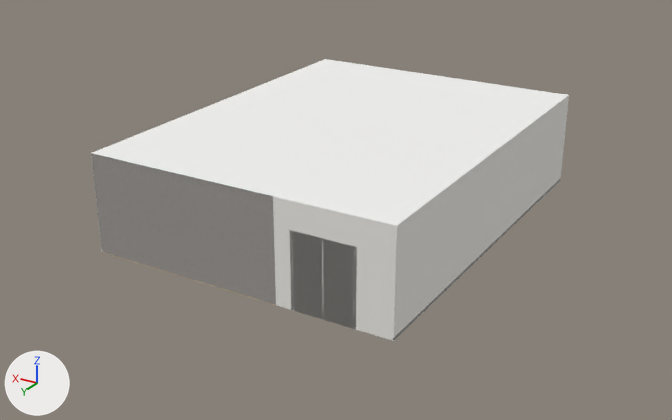
The glTF model public/assets/office/room_shell.glb as it was, and as the next commit left it.
One viewpoint serves both versions: a 50 mm camera at (-14.26, 24.76, 12.36) aimed at (0.17, 0.73, 0.35). Arrows for +X, +Y and +Z are at lower left; the lights stay in place. The first picture is the older version. Vertices at exactly the same position are counted once.

Objects in the first picture: 'baseboards', 'ceiling', 'doors', 'feature_wall', 'walls_white' and 2 more.
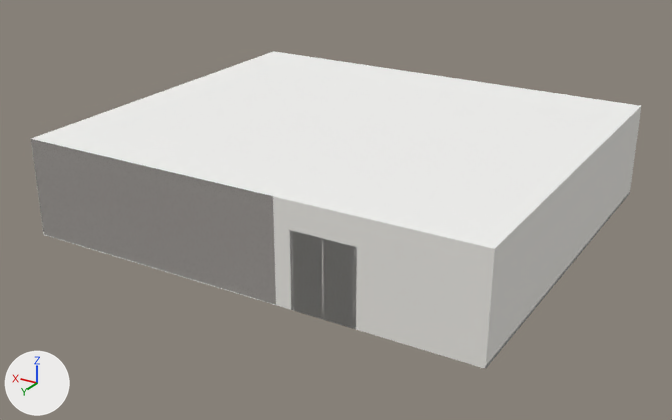
Boxes (x1, y1, x2, y2) around the edits, measured in the pictures (672 x 420 px):
'ceiling', reshaped (28% wider, 18% taller)
    before: (92, 59, 569, 226)
    after: (31, 51, 641, 249)
'walls_white', reshaped (28% wider, 7% taller)
    before: (91, 96, 569, 341)
    after: (31, 107, 641, 369)
'baseboards', rescaled
    before: (102, 178, 561, 340)
    after: (43, 194, 629, 369)

The change, as a list of edits to the scene's bpy script:
```text
Change me_walls_white:
    used by ob_walls_white; location = (0.0, 0.0, 0.0)
    before: 0 (-5.0, -6.5, 0.0) at pixel (560, 180), 1 (-5.0, 6.5, 0.0) at pixel (393, 340), 2 (-5.0, 6.5, 3.2) at pixel (396, 225), 3 (-5.0, -6.5, 3.2) at pixel (569, 95), 4 (5.0, 6.5, 0.0) at pixel (101, 252)
    before: 5 (5.0, -6.5, 0.0), 6 (5.0, -6.5, 3.2) at pixel (325, 58), 7 (5.0, 6.5, 3.2) at pixel (90, 153)
    remove me_walls_white.from_pydata(...)  # 10 vertices, 8 faces; spans x -5.0..5.0, y -6.5..6.5, z 0.0..3.2
    add me_walls_white.from_pydata(...)  # 10 vertices, 8 faces; spans x -7.5..7.5, y -6.5..6.5, z 0.0..3.2
    me_walls_white part 1
    add for i in [*range(0, 4)]: me_walls_white.vertices[i].co += Vector((-2.5, 0.0, 0.0))
    add for i in [*range(4, 8)]: me_walls_white.vertices[i].co += Vector((2.5, 0.0, 0.0))
Change me_ceiling:
    used by ob_ceiling; location = (0.0, 0.0, 0.0)
    remove me_ceiling.from_pydata(...)  # 4 vertices, 2 faces; spans x -5.0..5.0, y -6.5..6.5, z 3.2
    add me_ceiling.from_pydata(...)  # 4 vertices, 2 faces; spans x -7.5..7.5, y -6.5..6.5, z 3.2
    me_ceiling part 2
    me_ceiling.vertices[0].co: (-5.0, 6.5, 3.2) -> (-7.5, 6.5, 3.2)  # pixel (396, 225) -> pixel (494, 248)
    me_ceiling.vertices[1].co: (5.0, 6.5, 3.2) -> (7.5, 6.5, 3.2)  # pixel (90, 153) -> pixel (30, 138)
    me_ceiling.vertices[2].co: (5.0, -6.5, 3.2) -> (7.5, -6.5, 3.2)  # pixel (325, 58) -> pixel (273, 51)
    me_ceiling.vertices[3].co: (-5.0, -6.5, 3.2) -> (-7.5, -6.5, 3.2)  # pixel (569, 95) -> pixel (641, 105)
Change me_baseboards:
    used by ob_baseboards; location = (0.0, 0.0, 0.0)
    remove me_baseboards.from_pydata(...)  # 28 vertices, 48 faces; spans x -5.0..5.0, y -6.5..6.5, z 0.0..0.09
    add me_baseboards.from_pydata(...)  # 28 vertices, 48 faces; spans x -7.5..7.5, y -6.5..6.5, z 0.0..0.09
    me_baseboards part 3: the whole mesh is scaled about its middle by (1.5, 1, 1)
```
